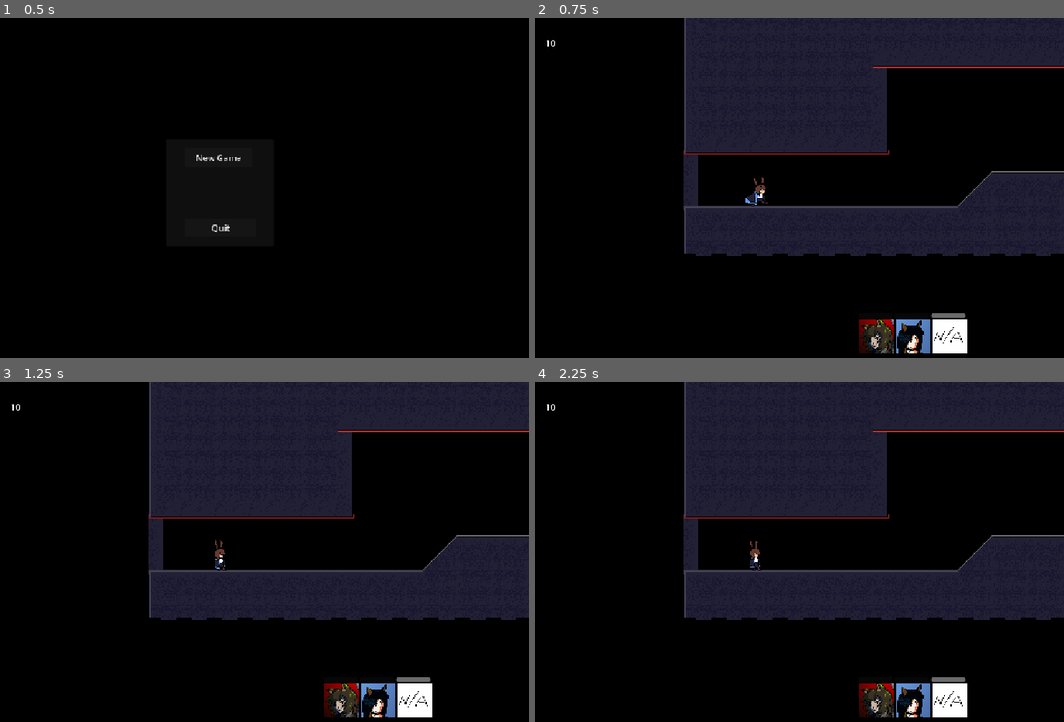
Above: before the commit, frames 1-4 (two rows, left to right).
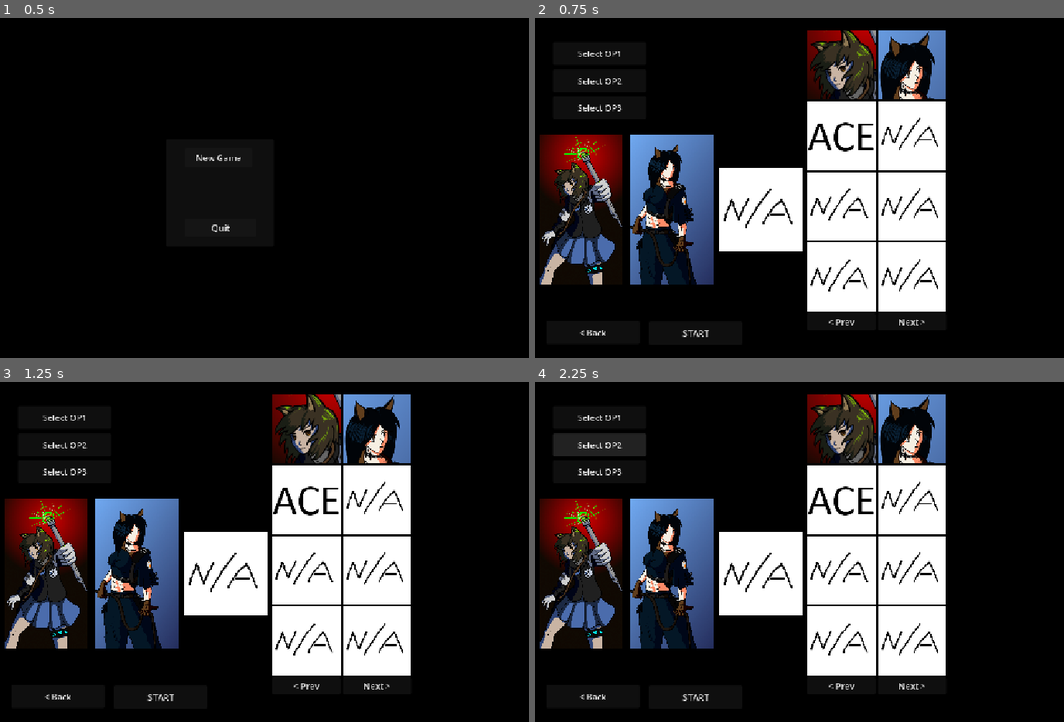
Above: after the commit, the same moments.

Repository: Rastrelly/amiyaQuest
Game: Godot game, scene res://scenes/mainMenu.tscn
Two runs of this game, one before a commit and one after it. Both use one fixed random seed, a clock stepped at 60 frames per second and the inputs below.
Inputs (mouse positions are in pixels of both pictures, inside the frame that each line leads up to):
- Up to frame 1 (0.5 s): no input
- Up to frame 2 (0.75 s): click "New Game" at 0.5 s
- Up to frame 3 (1.25 s): no input
- Up to frame 4 (2.25 s): click (598, 419) at 1.25 s, where only the run after the commit has a clickable "Select OP1"; click (598, 446) at 2 s, where only the run after the commit has a clickable "Select OP2"

Frame 1 is identical in both runs. In frame 2, 54% of the frame differs, in the area x 0-100%, y 0-99%; in frame 3, 54%; in frame 4, 55%.

Commit message:
op selector
added operator select screen

Diff:
--- /dev/null
+++ b/scenes/missionSelector.tscn
@@ -0,0 +1,178 @@
+[gd_scene format=3 uid="uid://dul156xwvpuui"]
+
+[ext_resource type="Texture2D" uid="uid://o85jmc1hyrxp" path="res://sprites/uiGraphics/ico_na_smol.png" id="1_35f7w"]
+[ext_resource type="Script" uid="uid://c86uh0f21p8nw" path="res://scripts/operator_selector.gd" id="1_uyy5q"]
+
+[node name="lvl_select" type="Node2D" unique_id=1652621226]
+script = ExtResource("1_uyy5q")
+
+[node name="Camera2D" type="Camera2D" parent="." unique_id=1869758980]
+position = Vector2(-400, -300)
+
+[node name="Control" type="Control" parent="Camera2D" unique_id=2096326108]
+custom_minimum_size = Vector2(800, 600)
+layout_mode = 3
+anchors_preset = 15
+anchor_right = 1.0
+anchor_bottom = 1.0
+grow_horizontal = 2
+grow_vertical = 2
+
+[node name="selOP1" type="TextureRect" parent="Camera2D/Control" unique_id=410766523]
+layout_mode = 0
+offset_left = -1.0
+offset_top = 181.0
+offset_right = 154.0
+offset_bottom = 489.0
+texture = ExtResource("1_35f7w")
+expand_mode = 5
+stretch_mode = 5
+
+[node name="selOP2" type="TextureRect" parent="Camera2D/Control" unique_id=1592739556]
+layout_mode = 0
+offset_left = 168.0
+offset_top = 181.0
+offset_right = 323.0
+offset_bottom = 489.0
+texture = ExtResource("1_35f7w")
+expand_mode = 5
+stretch_mode = 5
+
+[node name="selOP3" type="TextureRect" parent="Camera2D/Control" unique_id=241068426]
+layout_mode = 0
+offset_left = 334.0
+offset_top = 181.0
+offset_right = 489.0
+offset_bottom = 489.0
+texture = ExtResource("1_35f7w")
+expand_mode = 5
+stretch_mode = 5
+
+[node name="btnSel1" type="Button" parent="Camera2D/Control" unique_id=455223287]
+layout_mode = 0
+offset_left = 24.0
+offset_top = 22.0
+offset_right = 198.0
+offset_bottom = 65.0
+text = "Select OP1"
+
+[node name="btnSel2" type="Button" parent="Camera2D/Control" unique_id=818406899]
+layout_mode = 0
+offset_left = 24.0
+offset_top = 73.0
+offset_right = 198.0
+offset_bottom = 116.0
+text = "Select OP2
+"
+
+[node name="btnSel3" type="Button" parent="Camera2D/Control" unique_id=1781752425]
+layout_mode = 0
+offset_left = 24.0
+offset_top = 123.0
+offset_right = 198.0
+offset_bottom = 166.0
+text = "Select OP3
+"
+
+[node name="btnBack" type="Button" parent="Camera2D/Control" unique_id=813542371]
+layout_mode = 0
+offset_left = 12.0
+offset_top = 542.0
+offset_right = 186.0
+offset_bottom = 585.0
+text = "< Back"
+
+[node name="btnStart" type="Button" parent="Camera2D/Control" unique_id=1841408726]
+layout_mode = 0
+offset_left = 203.0
+offset_top = 543.0
+offset_right = 377.0
+offset_bottom = 586.0
+text = "START
+"
+
+[node name="GridContainer" type="GridContainer" parent="Camera2D/Control" unique_id=79227232]
+layout_mode = 1
+anchors_preset = 11
+anchor_left = 1.0
+anchor_right = 1.0
+anchor_bottom = 1.0
+offset_left = -302.0
+offset_top = -1.0
+grow_horizontal = 0
+grow_vertical = 2
+columns = 2
+
+[node name="opImg1" type="TextureButton" parent="Camera2D/Control/GridContainer" unique_id=628494473]
+layout_mode = 2
+texture_normal = ExtResource("1_35f7w")
+texture_pressed = ExtResource("1_35f7w")
+texture_hover = ExtResource("1_35f7w")
+
+[node name="opImg2" type="TextureButton" parent="Camera2D/Control/GridContainer" unique_id=232286563]
+layout_mode = 2
+texture_normal = ExtResource("1_35f7w")
+texture_pressed = ExtResource("1_35f7w")
+texture_hover = ExtResource("1_35f7w")
+
+[node name="opImg3" type="TextureButton" parent="Camera2D/Control/GridContainer" unique_id=1674203958]
+layout_mode = 2
+texture_normal = ExtResource("1_35f7w")
+texture_pressed = ExtResource("1_35f7w")
+texture_hover = ExtResource("1_35f7w")
+
+[node name="opImg4" type="TextureButton" parent="Camera2D/Control/GridContainer" unique_id=1714996549]
+layout_mode = 2
+texture_normal = ExtResource("1_35f7w")
+texture_pressed = ExtResource("1_35f7w")
+texture_hover = ExtResource("1_35f7w")
+
+[node name="opImg5" type="TextureButton" parent="Camera2D/Control/GridContainer" unique_id=1311690654]
+layout_mode = 2
+texture_normal = ExtResource("1_35f7w")
+texture_pressed = ExtResource("1_35f7w")
+texture_hover = ExtResource("1_35f7w")
+
+[node name="opImg6" type="TextureButton" parent="Camera2D/Control/GridContainer" unique_id=1680110660]
+layout_mode = 2
+texture_normal = ExtResource("1_35f7w")
+texture_pressed = ExtResource("1_35f7w")
+texture_hover = ExtResource("1_35f7w")
+
+[node name="opImg7" type="TextureButton" parent="Camera2D/Control/GridContainer" unique_id=803418434]
+layout_mode = 2
+texture_normal = ExtResource("1_35f7w")
+texture_pressed = ExtResource("1_35f7w")
+texture_hover = ExtResource("1_35f7w")
+
+[node name="opImg8" type="TextureButton" parent="Camera2D/Control/GridContainer" unique_id=2071787615]
+layout_mode = 2
+texture_normal = ExtResource("1_35f7w")
+texture_pressed = ExtResource("1_35f7w")
+texture_hover = ExtResource("1_35f7w")
+
+[node name="btnPrev" type="Button" parent="Camera2D/Control/GridContainer" unique_id=632955327]
+layout_mode = 2
+text = "< Prev
+"
+
+[node name="btnNext" type="Button" parent="Camera2D/Control/GridContainer" unique_id=1238236686]
+layout_mode = 2
+text = "Next >
+"
+
+[connection signal="pressed" from="Camera2D/Control/btnSel1" to="." method="_on_btn_sel_1_pressed"]
+[connection signal="pressed" from="Camera2D/Control/btnSel2" to="." method="_on_btn_sel_2_pressed"]
+[connection signal="pressed" from="Camera2D/Control/btnSel3" to="." method="_on_btn_sel_3_pressed"]
+[connection signal="pressed" from="Camera2D/Control/btnBack" to="." method="_on_btn_back_pressed"]
+[connection signal="pressed" from="Camera2D/Control/btnStart" to="." method="_on_btn_start_pressed"]
+[connection signal="pressed" from="Camera2D/Control/GridContainer/opImg1" to="." method="_on_op_img_1_pressed"]
+[connection signal="pressed" from="Camera2D/Control/GridContainer/opImg2" to="." method="_on_op_img_2_pressed"]
+[connection signal="pressed" from="Camera2D/Control/GridContainer/opImg3" to="." method="_on_op_img_3_pressed"]
+[connection signal="pressed" from="Camera2D/Control/GridContainer/opImg4" to="." method="_on_op_img_4_pressed"]
+[connection signal="pressed" from="Camera2D/Control/GridContainer/opImg5" to="." method="_on_op_img_5_pressed"]
+[connection signal="pressed" from="Camera2D/Control/GridContainer/opImg6" to="." method="_on_op_img_6_pressed"]
+[connection signal="pressed" from="Camera2D/Control/GridContainer/opImg7" to="." method="_on_op_img_7_pressed"]
+[connection signal="pressed" from="Camera2D/Control/GridContainer/opImg8" to="." method="_on_op_img_8_pressed"]
+[connection signal="pressed" from="Camera2D/Control/GridContainer/btnPrev" to="." method="_on_btn_prev_pressed"]
+[connection signal="pressed" from="Camera2D/Control/GridContainer/btnNext" to="." method="_on_btn_next_pressed"]
--- a/scripts/GlobalHelperController.gd
+++ b/scripts/GlobalHelperController.gd
@@ -19,6 +19,9 @@
 #contains cooldowns for all helpers; filled in _ready; is not slot-related
 var helperCooldowns:Array[float]=[]
 
+#contains names for helperIcons, not slot-related
+var helperNames:Array[String]=[]
+
 #names for icos of current helpers
 var helperIcons:Array[String]=["medic","dobermann","na"]
 
@@ -27,6 +30,10 @@
 	if (slotId >= 0 and slotId < maxHelpers):
 		helpers[slotId] = helperId
 		helperIcons[slotId] = helperName
+		for i in maxHelpers:
+			if (helpers[i] == helpers[slotId] and i != slotId):
+				helpers[i] = 0
+				helperIcons[i] = "na"
 		updateHelperUI.emit()
 
 #sets helper timers to zero
@@ -61,10 +68,17 @@
 
 # Called when the node enters the scene tree for the first time.
 func _ready() -> void:
+	#build helper cooldowns
 	helperCooldowns.append(0)
 	helperCooldowns.append(45.0) #medic
 	helperCooldowns.append(15.0) #dobermann
 	helperCooldowns.append(5.0)  #ace
+
+	#build helper names
+	helperNames.append("na")
+	helperNames.append("medic")
+	helperNames.append("dobermann")
+	helperNames.append("ace")
 
 
 # Called every frame. 'delta' is the elapsed time since the previous frame.
--- a/scripts/global_stateMonitor.gd
+++ b/scripts/global_stateMonitor.gd
@@ -4,6 +4,8 @@
 var playerHP:float = 0.0
 var playerDir:int = 1
 var jumpDownMode:bool = false
+
+var nextGameLevel:String = "res://scenes/main.tscn"
 
 signal player_position(player_position: Vector2)
 signal healPlayer(amt:int)
--- a/scripts/main_menu.gd
+++ b/scripts/main_menu.gd
@@ -14,7 +14,8 @@
 
 
 func _on_btn_new_game_button_up() -> void:
-	get_tree().change_scene_to_file("res://scenes/main.tscn")
+	get_tree().change_scene_to_file("res://scenes/missionSelector.tscn")
+
 
 
 #quit request as in: https://docs.godotengine.org/en/stable/tutorials/inputs/handling_quit_requests.html
--- /dev/null
+++ b/scripts/operator_selector.gd
@@ -0,0 +1,133 @@
+extends Node2D
+
+var page:int = 0
+var opsPerPage:int = 8
+var startIndex:int = 1
+var slot:int = 0
+
+var selOpInd:int = -1
+
+var opTex:Array[Texture2D]
+
+func getHelperName(id:int)-> String:
+	var l:int = GlobalHelperController.helperNames.size()
+	if (id < l):
+		return GlobalHelperController.helperNames[id]
+	else:
+		return "na"
+
+#prepPageTextures
+func prepPageTextures() ->void:
+	opTex.clear()
+	for i in 8:
+		opTex.append(load("res://sprites/uiGraphics/ico_"+getHelperName(i+startIndex+opsPerPage*page)+"_smol.png"))
+
+func assignPageTextures() ->void:
+	$Camera2D/Control/GridContainer/opImg1.texture_normal = opTex[0]
+	$Camera2D/Control/GridContainer/opImg2.texture_normal = opTex[1]
+	$Camera2D/Control/GridContainer/opImg3.texture_normal = opTex[2]
+	$Camera2D/Control/GridContainer/opImg4.texture_normal = opTex[3]
+	$Camera2D/Control/GridContainer/opImg5.texture_normal = opTex[4]
+	$Camera2D/Control/GridContainer/opImg6.texture_normal = opTex[5]
+	$Camera2D/Control/GridContainer/opImg7.texture_normal = opTex[6]
+	$Camera2D/Control/GridContainer/opImg8.texture_normal = opTex[7]
+	$Camera2D/Control/GridContainer/opImg1.texture_hover = opTex[0]
+	$Camera2D/Control/GridContainer/opImg2.texture_hover = opTex[1]
+	$Camera2D/Control/GridContainer/opImg3.texture_hover = opTex[2]
+	$Camera2D/Control/GridContainer/opImg4.texture_hover = opTex[3]
+	$Camera2D/Control/GridContainer/opImg5.texture_hover = opTex[4]
+	$Camera2D/Control/GridContainer/opImg6.texture_hover = opTex[5]
+	$Camera2D/Control/GridContainer/opImg7.texture_hover = opTex[6]
+	$Camera2D/Control/GridContainer/opImg8.texture_hover = opTex[7]
+	$Camera2D/Control/GridContainer/opImg1.texture_pressed = opTex[0]
+	$Camera2D/Control/GridContainer/opImg2.texture_pressed = opTex[1]
+	$Camera2D/Control/GridContainer/opImg3.texture_pressed = opTex[2]
+	$Camera2D/Control/GridContainer/opImg4.texture_pressed = opTex[3]
+	$Camera2D/Control/GridContainer/opImg5.texture_pressed = opTex[4]
+	$Camera2D/Control/GridContainer/opImg6.texture_pressed = opTex[5]
+	$Camera2D/Control/GridContainer/opImg7.texture_pressed = opTex[6]
+	$Camera2D/Control/GridContainer/opImg8.texture_pressed = opTex[7]
+
+# Called when the node enters the scene tree for the first time.
+func _ready() -> void:
+	prepPageTextures()
+	assignPageTextures()
+	updateSelOps()
+
+
+# Called every frame. 'delta' is the elapsed time since the previous frame.
+func _process(delta: float) -> void:
+	pass
+
+
+func _on_btn_start_pressed() -> void:
+	get_tree().change_scene_to_file("res://scenes/main.tscn")
+
+
+func _on_btn_back_pressed() -> void:
+	get_tree().change_scene_to_file("res://scenes/mainMenu.tscn")
+
+
+func _on_btn_prev_pressed() -> void:
+	page-=1
+	if (page<0): page=0
+	prepPageTextures()
+	assignPageTextures()
+
+func _on_btn_next_pressed() -> void:
+	page+=1
+	prepPageTextures()
+	assignPageTextures()
+
+func updateSelOps()->void:
+	$Camera2D/Control/selOP1.set_texture(load("res://sprites/uiGraphics/ico_"+GlobalHelperController.helperIcons[0]+"_big.png"))
+	$Camera2D/Control/selOP2.set_texture(load("res://sprites/uiGraphics/ico_"+GlobalHelperController.helperIcons[1]+"_big.png"))
+	$Camera2D/Control/selOP3.set_texture(load("res://sprites/uiGraphics/ico_"+GlobalHelperController.helperIcons[2]+"_big.png"))
+
+func setOp(id:int)->void:
+	var butInd:int = id
+	var sOpInd:int = butInd+1 + opsPerPage*page
+	selOpInd =  sOpInd
+	GlobalHelperController.assignHelper(slot,sOpInd,getHelperName(sOpInd))
+	updateSelOps()
+
+func _on_btn_sel_1_pressed() -> void:
+	slot = 0
+
+
+func _on_btn_sel_2_pressed() -> void:
+	slot = 1
+
+
+func _on_btn_sel_3_pressed() -> void:
+	slot = 2
+
+func _on_op_img_1_pressed() -> void:
+	setOp(0)
+
+func _on_op_img_2_pressed() -> void:
+	setOp(1)
+
+
+func _on_op_img_3_pressed() -> void:
+	setOp(2)
+
+
+func _on_op_img_4_pressed() -> void:
+	setOp(3)
+
+
+func _on_op_img_5_pressed() -> void:
+	setOp(4)
+
+
+func _on_op_img_6_pressed() -> void:
+	setOp(5)
+
+
+func _on_op_img_7_pressed() -> void:
+	setOp(6)
+
+
+func _on_op_img_8_pressed() -> void:
+	setOp(7)
Not shown, added: scripts/operator_selector.gd.uid
Binary file added: sprites/uiGraphics/ico_na_big.png
Not shown, added: sprites/uiGraphics/ico_na_big.png.import
